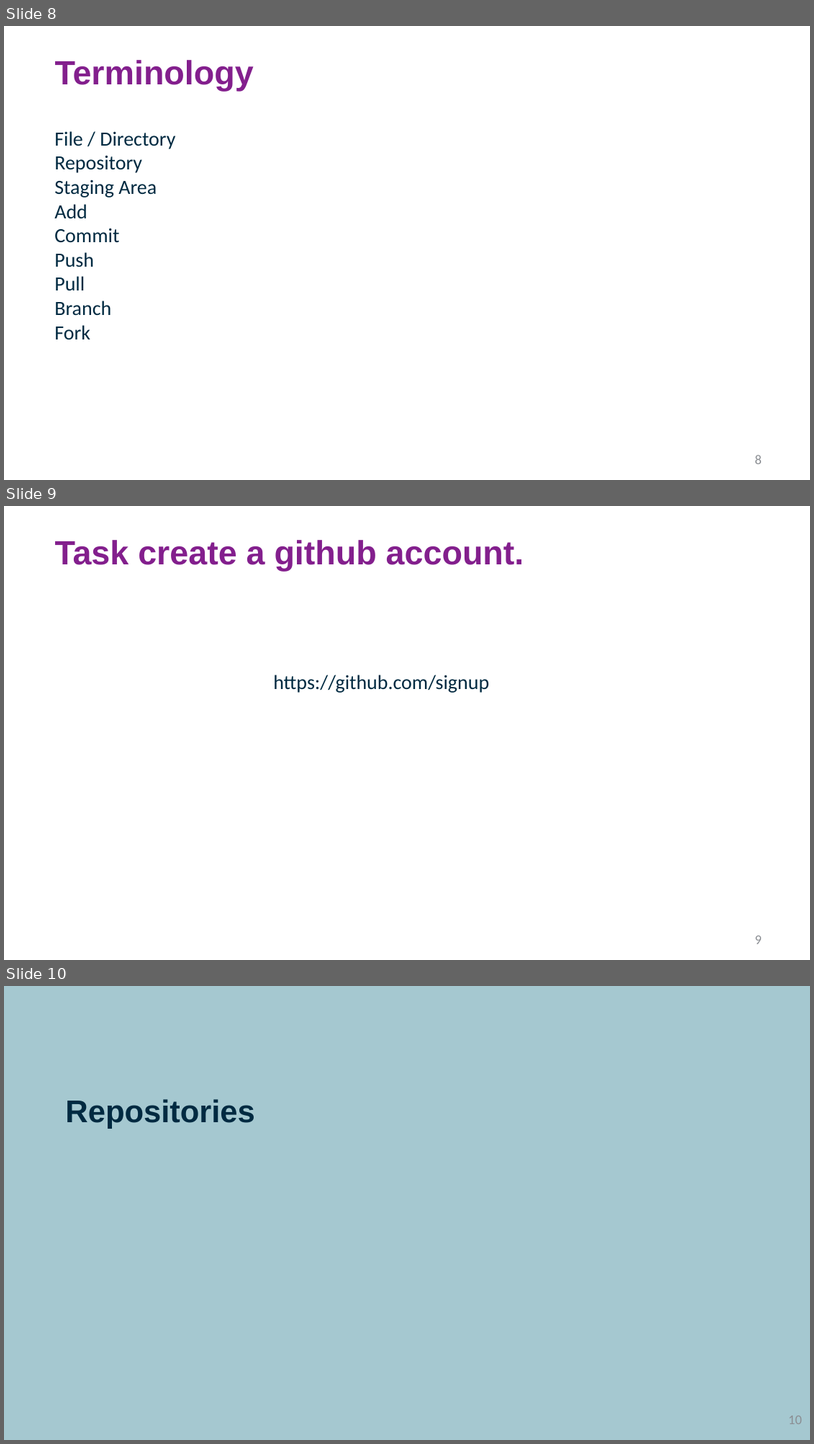
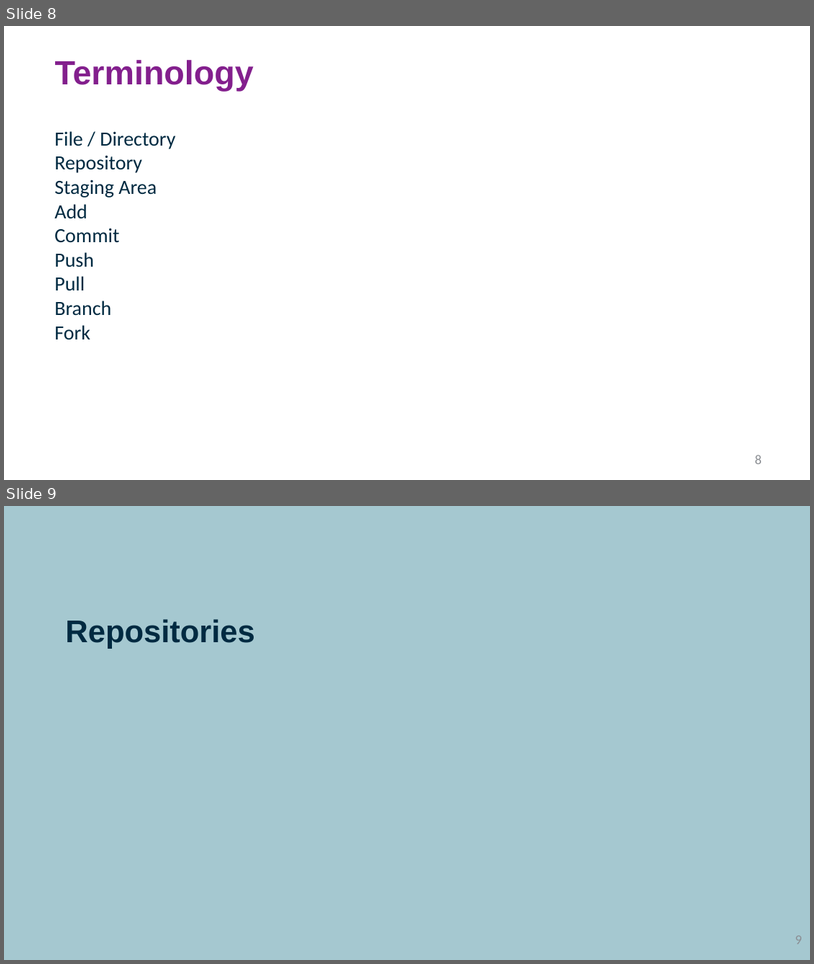
Before and after one commit to ryancrosbyr/SuttonTrust8-23, a slide deck: Introduction to Version Control.pptx. Shown one above the other, each under a label of ours: slides 8, 9 and 10 before the commit, slides 8 and 9 after it. The pictures are 814x1444 and 814x964 pixels, drawn with LibreOffice and Linux fonts; fonts in the diff are those of the drawing; background and template pictures are left out. Boxes give left, top, right and bottom in pixels: in the first picture for what was removed or moved away, otherwise in the second. Text is boxed around its words. In the diff, an @@ line names an element or a change of style, - is before the commit and + after.

```diff
--- a/Introduction to Version Control.pptx
+++ b/Introduction to Version Control.pptx
@@ slide 9 removed at bbox=[4, 506, 810, 960], background #FFFFFF @@
@@ title removed at bbox=[55, 540, 525, 571] @@
-Task create a github account.
@@ text removed at bbox=[273, 674, 489, 692] @@
-https://github.com/signup
@@ page number removed at bbox=[755, 935, 761, 944] @@
-9
@@ what was slide 10 is now slide 9 @@
@@ page number at bbox=[795, 935, 802, 944]: text changed @@
-10
+9
```
Also in this commit, not shown: 3 slides changed, 2 slides added, 3 other files.
